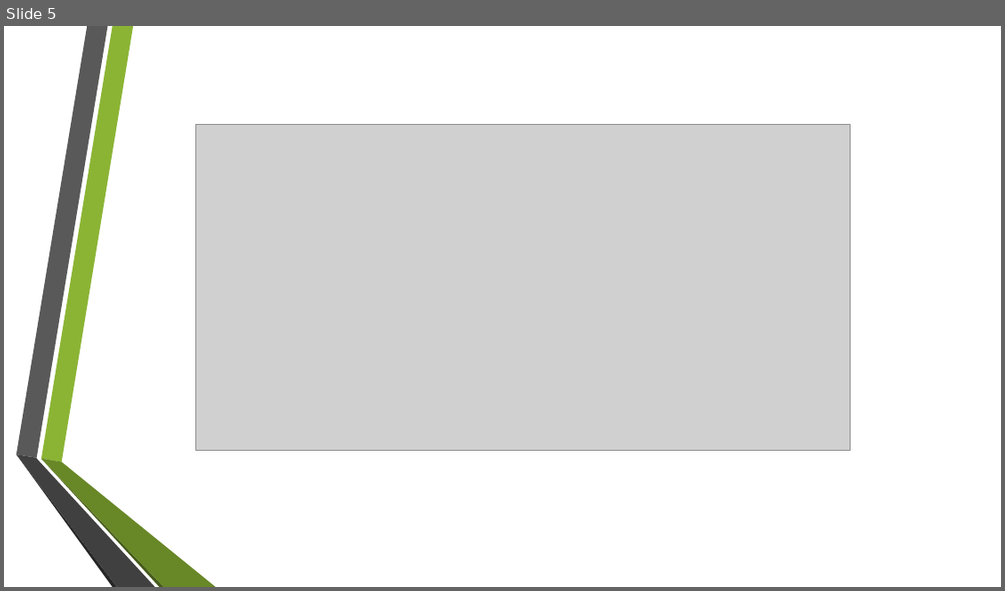
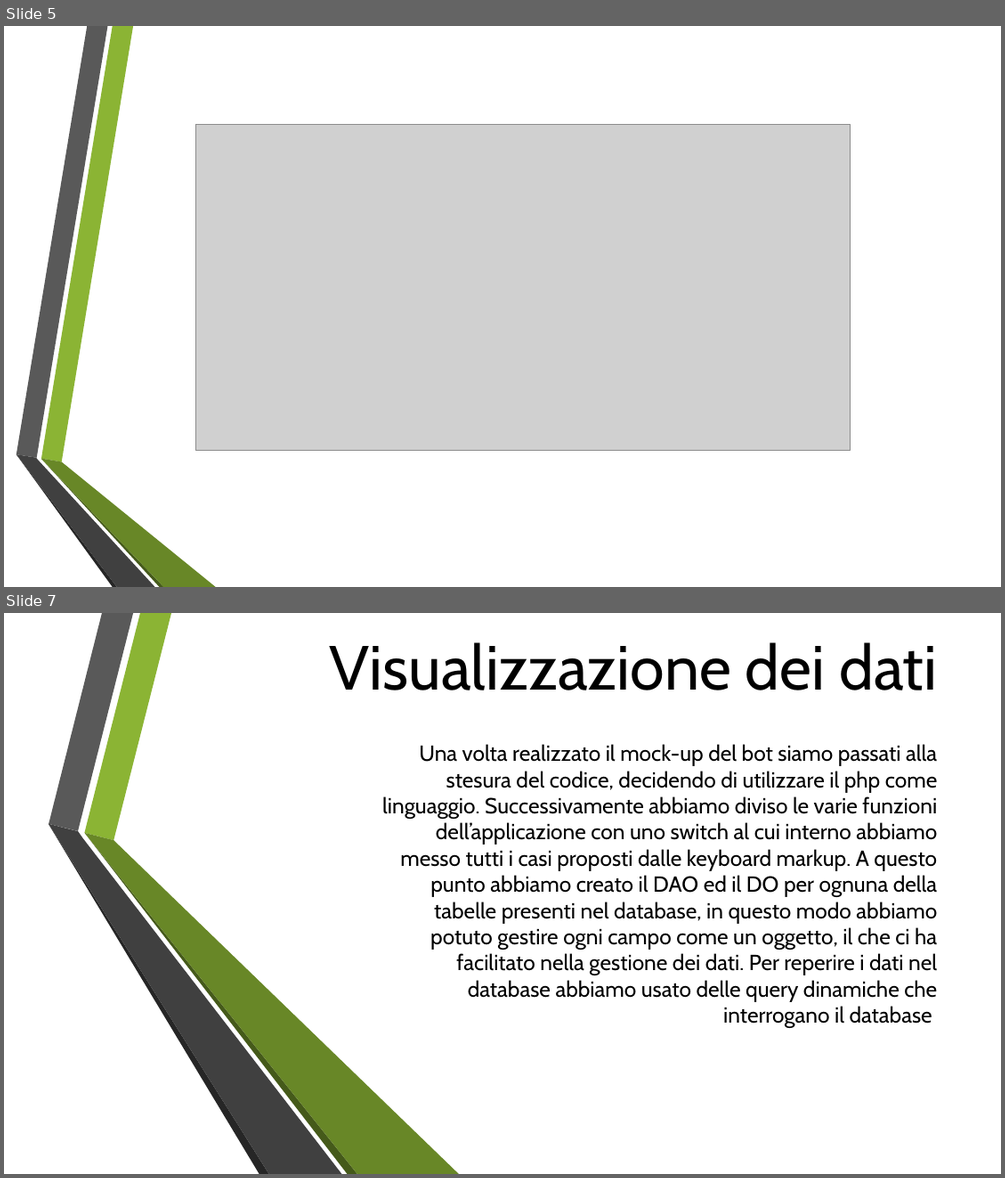
Before and after one commit to stefano-masiero/botcovid19, a slide deck: documentazione/Bot Telegram Covid-19.pptx. Shown one above the other, each under a label of ours: slide 5 before the commit, slides 5 and 7 after it; the slides between them are not shown. The pictures are 1005x591 and 1005x1178 pixels, drawn with LibreOffice and Linux fonts; fonts in the diff are those of the drawing; grey boxes stand for pictures; background and template pictures are left out. Boxes give left, top, right and bottom in pixels: in the first picture for what was removed or moved away, otherwise in the second. Text is boxed around its words. In the diff, an @@ line names an element or a change of style, - is before the commit and + after.

```diff
--- a/documentazione/Bot Telegram Covid-19.pptx
+++ b/documentazione/Bot Telegram Covid-19.pptx
@@ slide 7 added at (x1=4, y1=613, x2=1001, y2=1174), background picture (left out) @@
@@ title added at (x1=330, y1=642, x2=937, y2=690), 60 pt, text #000000 @@
+Visualizzazione dei dati
@@ subtitle added at (x1=382, y1=744, x2=937, y2=1028), 21 pt, text #000000 @@
+Una volta realizzato il mock-up del bot siamo passati alla stesura del codice, decidendo di utilizzare il php come linguaggio. Successivamente abbiamo diviso le varie funzioni dell’applicazione con uno switch al cui interno abbiamo messo tutti i casi proposti dalle keyboard markup. A questo punto abbiamo creato il DAO ed il DO per ognuna della tabelle presenti nel database, in questo modo abbiamo potuto gestire ogni campo come un oggetto, il che ci ha facilitato nella gestione dei dati. Per reperire i dati nel database abbiamo usato delle query dinamiche che interrogano il database
@@ group added at (x1=48, y1=613, x2=460, y2=1174): 6 freeform shapes @@
```
Also in this commit, not shown: 1 other slide added.
